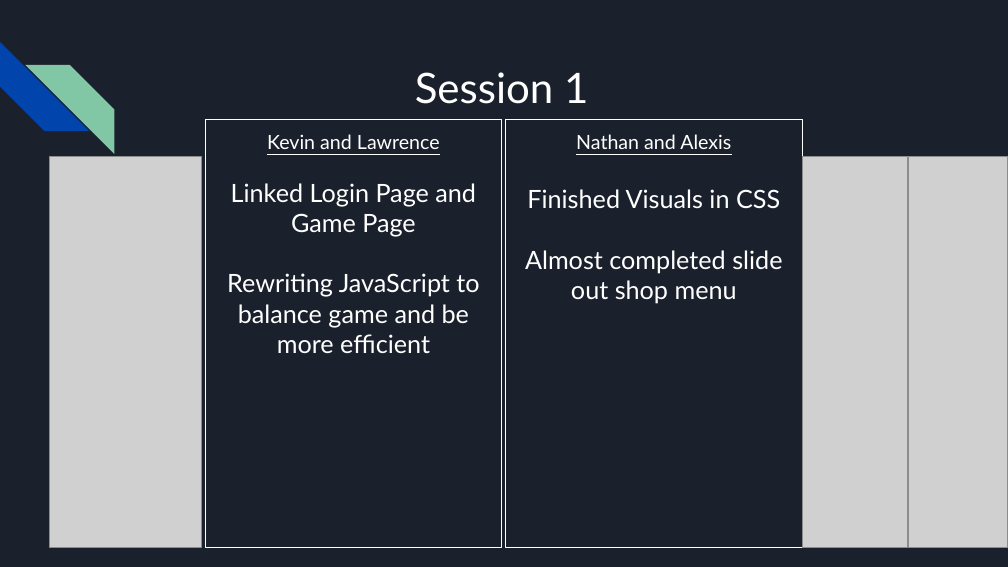
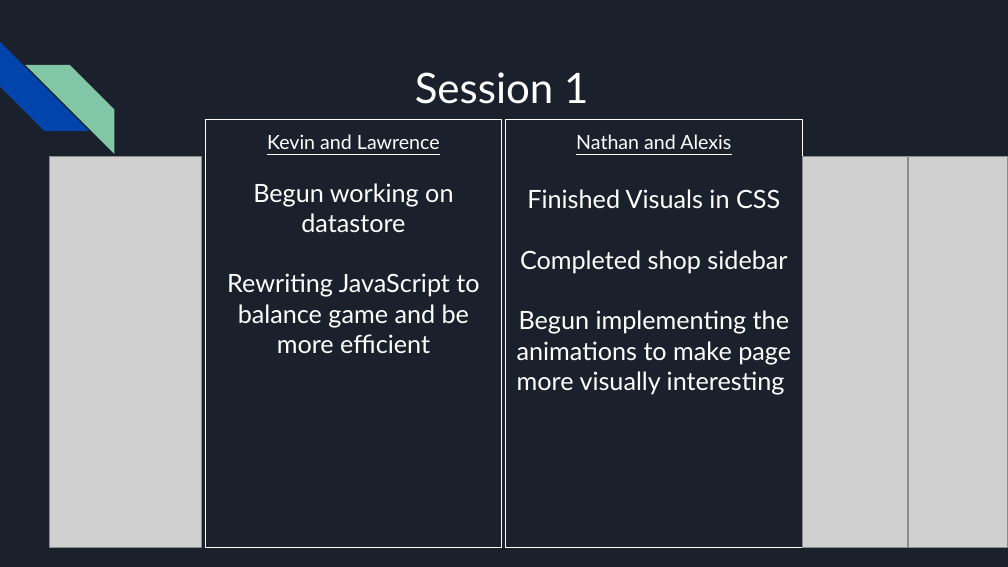
Before and after one commit to lawrence1203/CSSI2019-Team6-Bitcoin-Clicker, a slide deck: slide 2 of Documentation/Day3Progress.pptx (slide 3 before the commit). Drawn at 1008x567 pixels with LibreOffice and Linux fonts; fonts in the diff are those of the drawing; grey boxes stand for pictures. Boxes give left, top, right and bottom in pixels: in the first picture for what was removed or moved away, otherwise in the second. Text is boxed around its words. In the diff, an @@ line names an element or a change of style, - is before the commit and + after.

Commit message:
hh

```diff
--- a/Documentation/Day3Progress.pptx
+++ b/Documentation/Day3Progress.pptx
@@ text in rectangle at bbox=[253, 183, 453, 233]: text changed @@
-Linked Login Page and Game Page
+Begun working on datastore
@@ text in rectangle at bbox=[517, 250, 791, 394]: text changed @@
-Almost completed slide out shop menu
+Completed shop sidebar
+Begun implementing the animations to make page more visually interesting
```
Also in this commit, not shown: 1 slide added, 1 slide removed.
